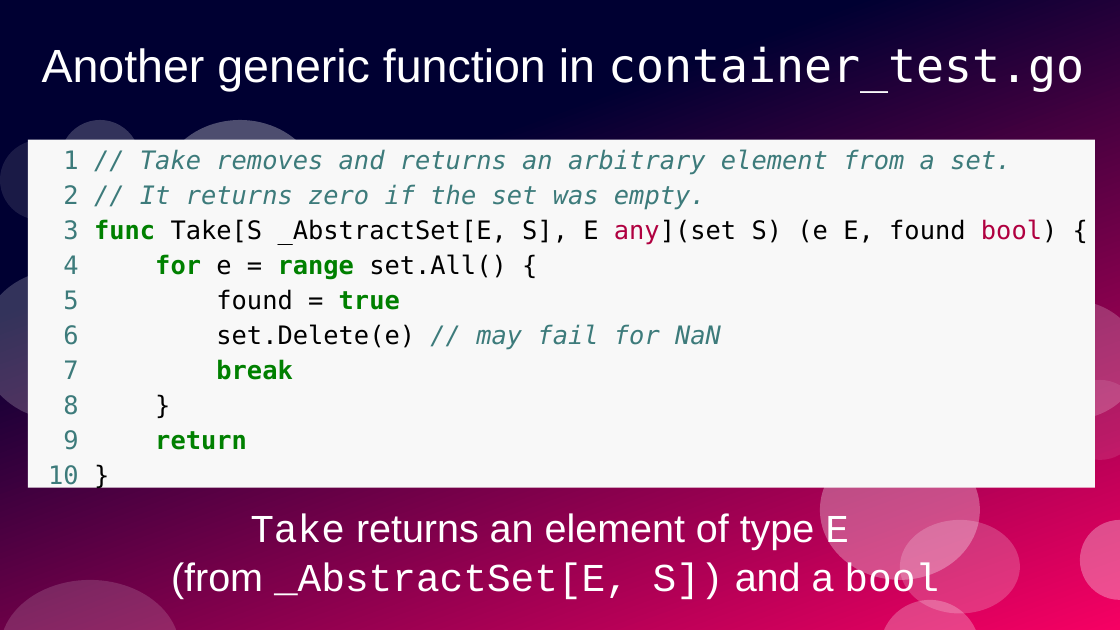
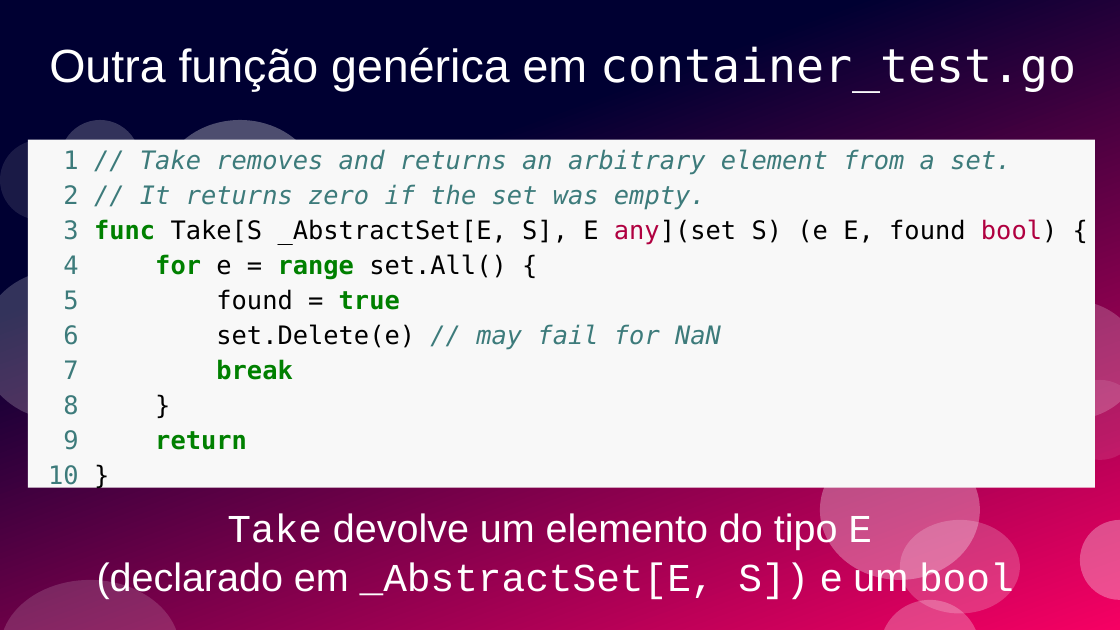
Before and after one commit to ramalho/sets-in-go, a slide deck: slide 57 of conj-em-go1_28.odp (slide 54 before the commit). Drawn at 1120x630 pixels with LibreOffice and Linux fonts; fonts in the diff are those of the drawing. Boxes give left, top, right and bottom in pixels: in the first picture for what was removed or moved away, otherwise in the second. Text is boxed around its words. In the diff, an @@ line names an element or a change of style, - is before the commit and + after.

```diff
--- a/conj-em-go1_28.odp
+++ b/conj-em-go1_28.odp
@@ title at box(49, 46, 1077, 92): text changed @@
-Another generic function in container_test.go
+Outra função genérica em container_test.go
@@ text at box(97, 510, 1014, 603): text changed @@
-Take returns an element of type E
-(from _AbstractSet[E, S]) and a bool
+Take devolve um elemento do tipo E
+(declarado em _AbstractSet[E, S]) e um bool
```
Also in this commit, not shown: 52 other slides changed, 12 slides added, 9 slides removed, 5 other files.
